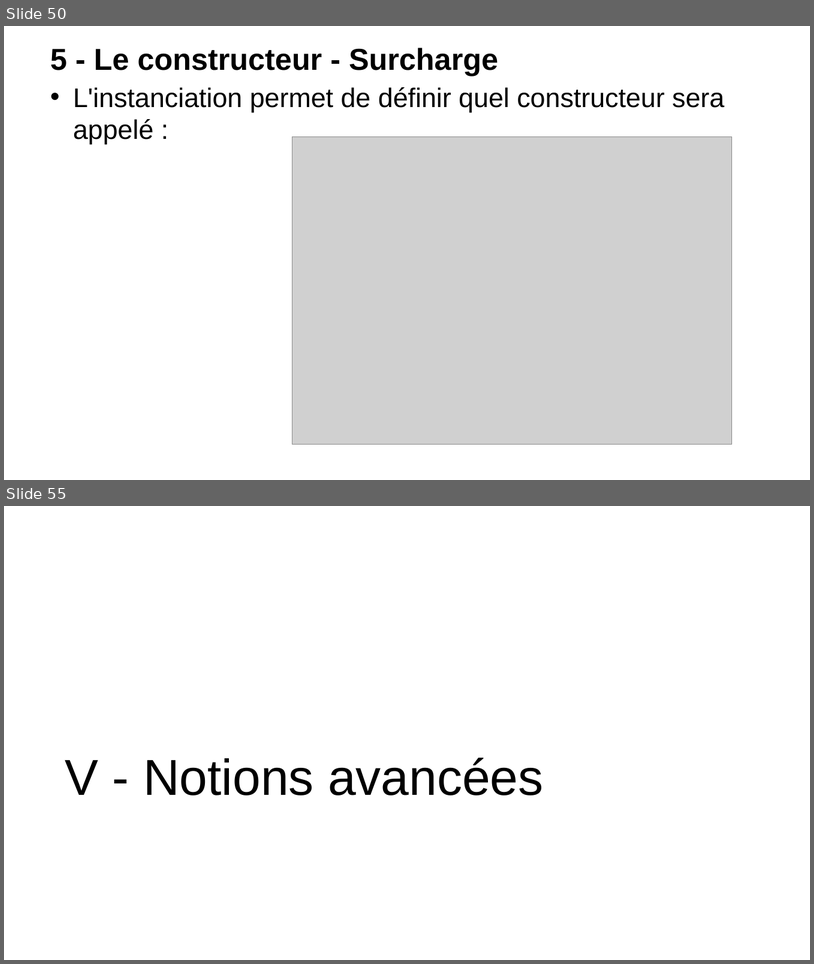
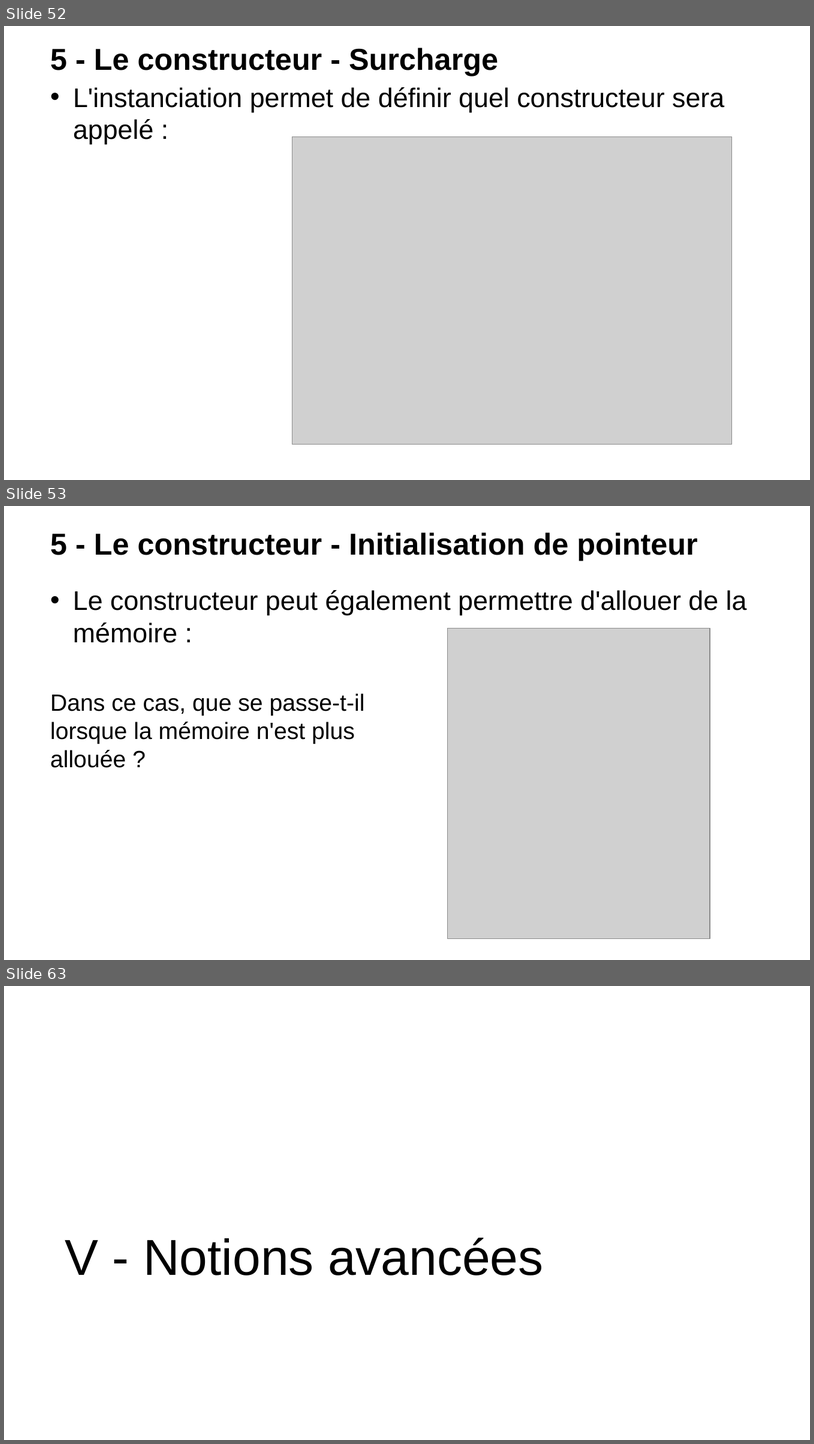
Before and after one commit to t-tortosa/cppCourses, a slide deck: POO.pptx. Shown one above the other, each under a label of ours: slides 50 and 55 before the commit, slides 52, 53 and 63 after it; the slides between them are not shown. The pictures are 814x964 and 814x1444 pixels, drawn with LibreOffice and Linux fonts; fonts in the diff are those of the drawing; grey boxes stand for pictures; background and template pictures are left out. Boxes give left, top, right and bottom in pixels: in the first picture for what was removed or moved away, otherwise in the second. Text is boxed around its words. In the diff, an @@ line names an element or a change of style, - is before the commit and + after.

```diff
--- a/POO.pptx
+++ b/POO.pptx
@@ slide 53 added at (4, 506, 810, 960), background picture (left out) @@
@@ title added at (50, 532, 698, 561), 36 pt, text #000000, bold @@
+5 - Le constructeur - Initialisation de pointeur
@@ text added at (73, 590, 747, 643), 32 pt, text #000000 @@
+• Le constructeur peut également permettre d'allouer de la mémoire :
@@ picture added at (448, 628, 711, 938) @@
@@ text added at (50, 693, 365, 768), 28 pt, text #000000 @@
+Dans ce cas, que se passe-t-il lorsque la mémoire n'est plus allouée ?
@@ what was slide 50 is now slide 52 @@
@@ what was slide 55 is now slide 63 @@
```
Also in this commit, not shown: 4 slides changed, 7 other slides added, 4 other files.
